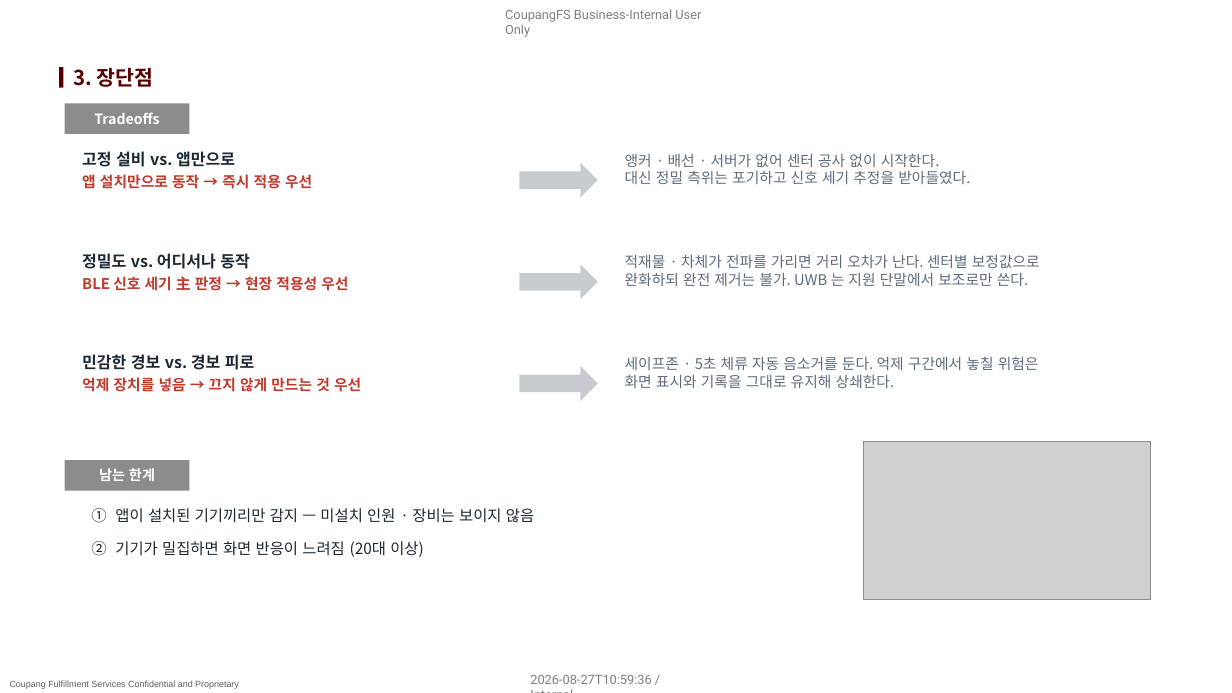
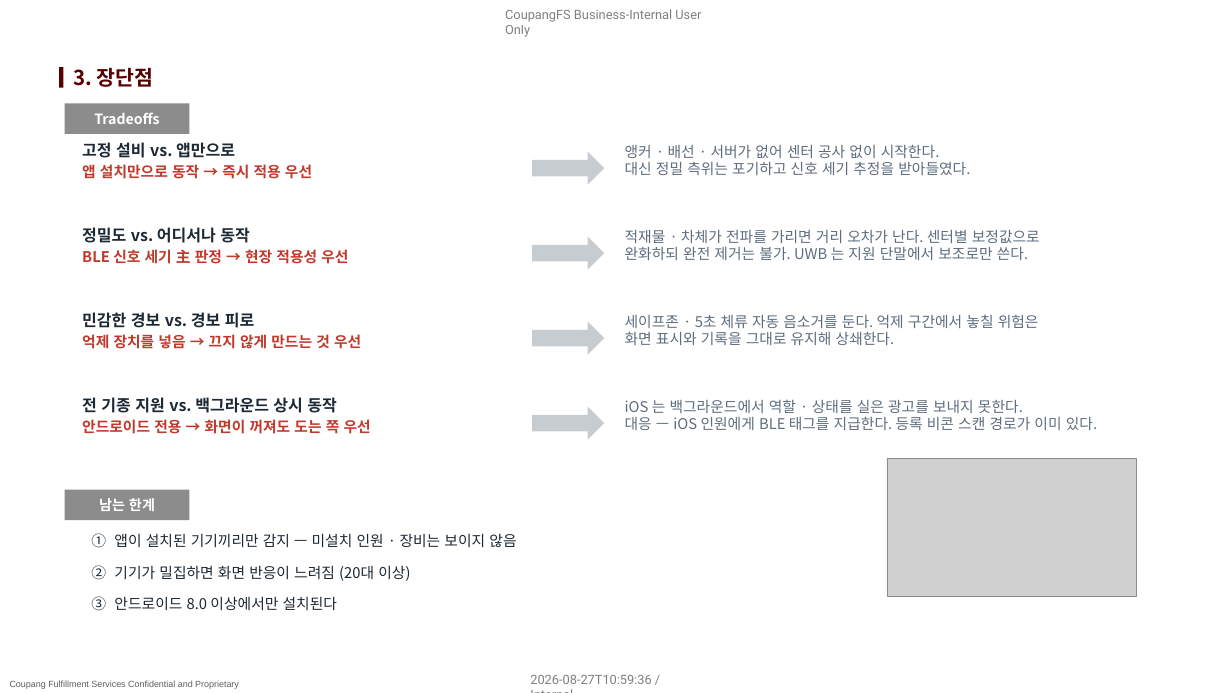
Before and after one commit to pslymzero-cyber/SafeAlert, a slide deck: slide 5 of docs/presentation/company_form/SafeAlert_보고_2026.08.pptx. Drawn at 1232x693 pixels with LibreOffice and Linux fonts; fonts in the diff are those of the drawing; grey boxes stand for pictures; background and template pictures are left out. Boxes give left, top, right and bottom in pixels: in the first picture for what was removed or moved away, otherwise in the second. Text is boxed around its words. In the diff, an @@ line names an element or a change of style, - is before the commit and + after.

```diff
--- a/docs/presentation/company_form/SafeAlert_보고_2026.08.pptx
+++ b/docs/presentation/company_form/SafeAlert_보고_2026.08.pptx
@@ text "고정 설비 vs. 앱만으로" moved from (x1=82, y1=151, x2=312, y2=189) to (x1=82, y1=142, x2=312, y2=179) @@
@@ text "앵커 · 배선 · 서버가 ..." moved from (x1=625, y1=154, x2=970, y2=184) to (x1=625, y1=145, x2=970, y2=175) @@
@@ right arrow resized from (x1=519, y1=163, x2=598, y2=198) to (x1=532, y1=152, x2=604, y2=185) @@
@@ text "정밀도 vs. 어디서나 동작" moved from (x1=82, y1=253, x2=348, y2=291) to (x1=82, y1=227, x2=348, y2=264) @@
@@ right arrow resized from (x1=519, y1=264, x2=598, y2=299) to (x1=532, y1=237, x2=604, y2=270) @@
@@ text "적재물 · 차체가 전파를 가리면 ..." moved from (x1=625, y1=255, x2=1040, y2=286) to (x1=625, y1=230, x2=1040, y2=260) @@
@@ less space between paragraphs in 3 elements at (x1=82, y1=142, x2=312, y2=179), (x1=82, y1=227, x2=348, y2=264), (x1=82, y1=312, x2=361, y2=349) @@
@@ text "민감한 경보 vs. 경보 피로" moved from (x1=82, y1=354, x2=361, y2=392) to (x1=82, y1=312, x2=361, y2=349) @@
@@ right arrow resized from (x1=519, y1=366, x2=598, y2=401) to (x1=532, y1=322, x2=604, y2=355) @@
@@ text "세이프존 · 5초 체류 자동 ..." moved from (x1=625, y1=356, x2=1039, y2=388) to (x1=625, y1=314, x2=1039, y2=345) @@
@@ text added at (x1=82, y1=397, x2=371, y2=434), 11.5 pt, text #C0392B, bold @@
+전 기종 지원 vs. 백그라운드 상시 동작
+안드로이드 전용 → 화면이 꺼져도 도는 쪽 우선
@@ right arrow added at (x1=532, y1=407, x2=604, y2=440), fill #C7CCD1 @@
@@ text added at (x1=625, y1=400, x2=1097, y2=430), 11.5 pt, text #5D6D7E @@
+iOS 는 백그라운드에서 역할 · 상태를 실은 광고를 보내지 못한다.
+대응 — iOS 인원에게 BLE 태그를 지급한다. 등록 비콘 스캔 경로가 이미 있다.
@@ picture resized from (x1=864, y1=442, x2=1151, y2=600) to (x1=887, y1=458, x2=1137, y2=596) @@
@@ rectangle "남는 한계" moved from (x1=65, y1=460, x2=189, y2=491) to (x1=65, y1=490, x2=189, y2=520) @@
@@ text "① 앱이 설치된 기기끼리만 감지 ..." moved from (x1=91, y1=508, x2=534, y2=523) to (x1=91, y1=533, x2=516, y2=548) @@
@@ text "① 앱이 설치된 기기끼리만 감지 ..." at (x1=91, y1=533, x2=516, y2=548): size 12 to 11.5 pt @@
@@ text "② 기기가 밀집하면 화면 반응이 ..." moved from (x1=91, y1=541, x2=424, y2=557) to (x1=91, y1=565, x2=410, y2=581) @@
@@ text "② 기기가 밀집하면 화면 반응이 ..." at (x1=91, y1=565, x2=410, y2=581): size 12 to 11.5 pt @@
@@ text added at (x1=91, y1=596, x2=337, y2=611), 11.5 pt, text #1C2833 @@
+③ 안드로이드 8.0 이상에서만 설치된다
```
Also in this commit, not shown: 2 other files.
